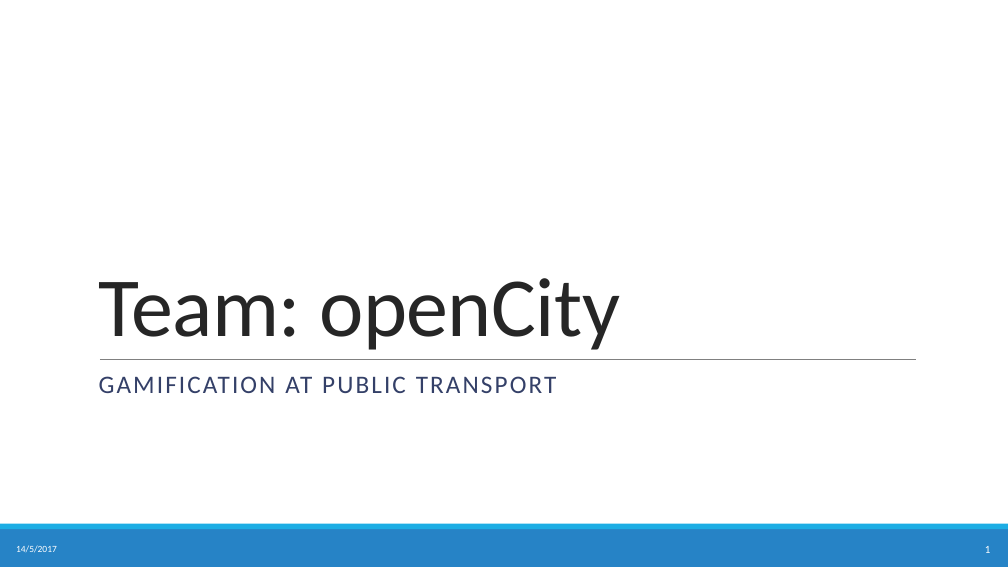
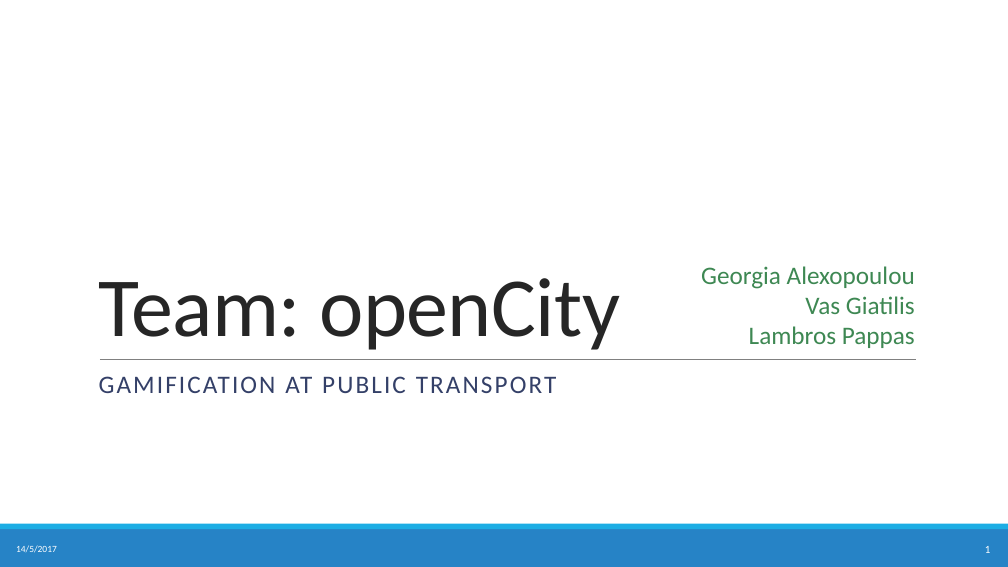
Before and after one commit to crowdhackathon-smartcity/Opencity, a slide deck: slide 1 of Presentation/presentation.pptx. Drawn at 1008x567 pixels with LibreOffice and Linux fonts; fonts in the diff are those of the drawing. Boxes give left, top, right and bottom in pixels: in the first picture for what was removed or moved away, otherwise in the second. Text is boxed around its words. In the diff, an @@ line names an element or a change of style, - is before the commit and + after.

```diff
--- a/Presentation/presentation.pptx
+++ b/Presentation/presentation.pptx
@@ text added at (701, 266, 915, 348), 24 pt, text #3E8853 @@
+Georgia Alexopoulou
+Vas Giatilis
+Lambros Pappas
```
Also in this commit, not shown: 3 other slides changed, 1 slide added, 5 other files.
